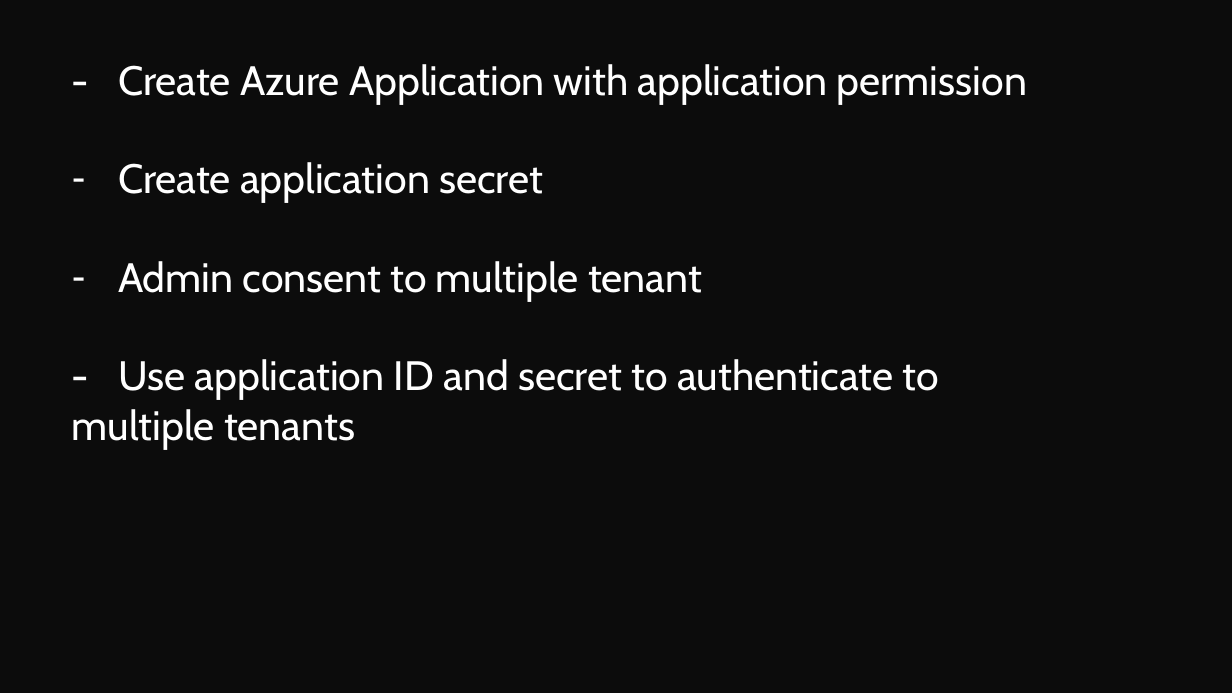
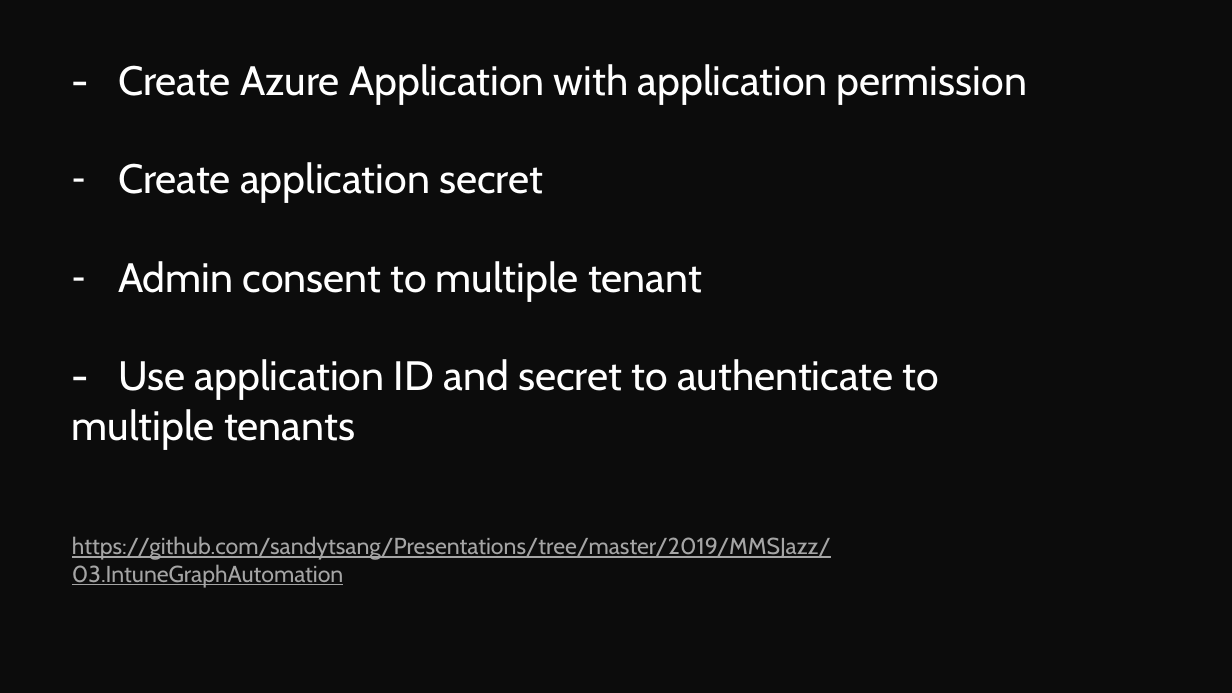
Before and after one commit to sandytsang/Presentations, a slide deck: slide 18 of 2019/MMSJazz/03.IntuneGraphAutomation/Intune Graph API Automation.pptx. Drawn at 1232x693 pixels with LibreOffice and Linux fonts; fonts in the diff are those of the drawing; background and template pictures are left out. Boxes give left, top, right and bottom in pixels: in the first picture for what was removed or moved away, otherwise in the second. Text is boxed around its words. In the diff, an @@ line names an element or a change of style, - is before the commit and + after.

```diff
--- a/2019/MMSJazz/03.IntuneGraphAutomation/Intune Graph API Automation.pptx
+++ b/2019/MMSJazz/03.IntuneGraphAutomation/Intune Graph API Automation.pptx
@@ text at [72, 536, 831, 588]: paragraph added @@
+https://github.com/sandytsang/Presentations/tree/master/2019/MMSJazz/03.IntuneGraphAutomation
```
